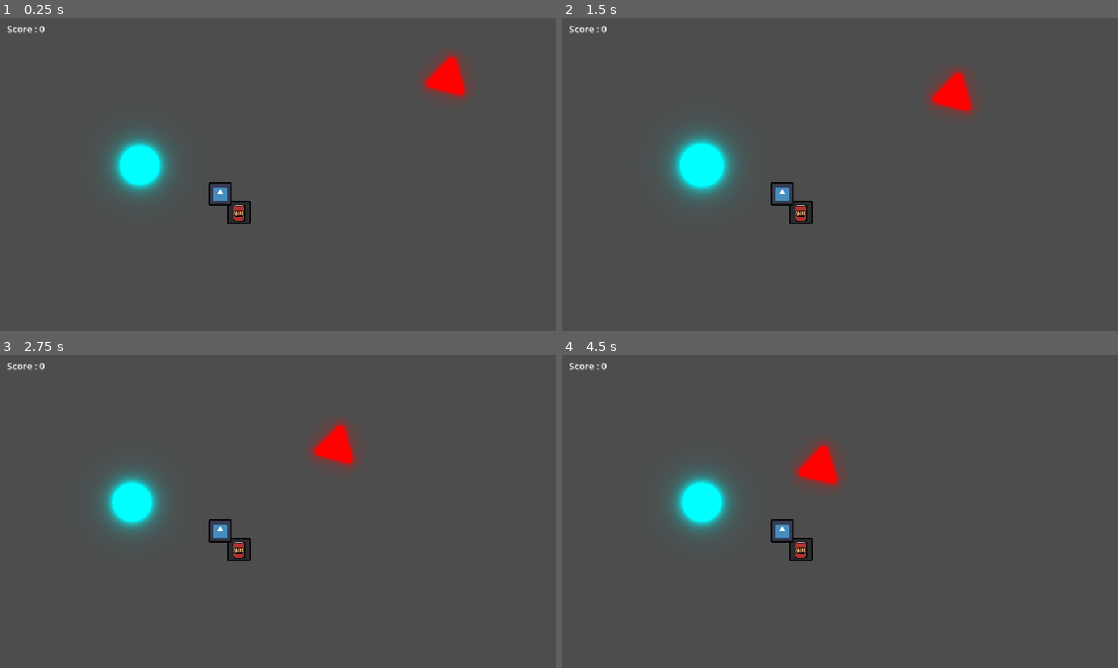
Above: before the commit, frames 1-4 (two rows, left to right).
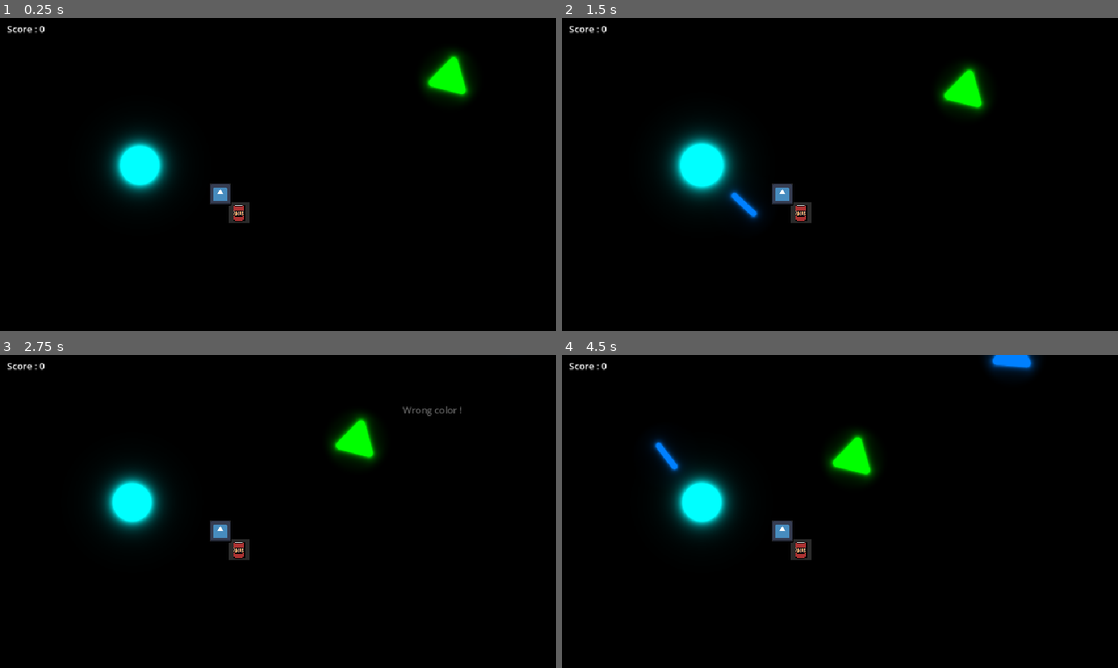
Above: after the commit, the same moments.

Repository: loco-choco/quantux-ui-experiment
Game: Godot game, scene res://scenes/main.tscn
Same seed, same stepped clock (60 frames per second), same inputs: the game is played once before the commit and once after it. The engine's default icon, where the game draws it, is replaced by a stand-in: a white triangle on a blue panel in a dark square.
Inputs (mouse positions are in pixels of both pictures, inside the frame that each line leads up to):
- Up to frame 1 (0.25 s): no input
- Up to frame 2 (1.5 s): move the mouse to (962, 158) at 0.52 s; tap E (pickup_item) at 0.6, 1.35 s; click (962, 158) at 0.67 s; move the mouse to (728, 190) at 1.27 s; click (728, 190) at 1.42 s
- Up to frame 3 (2.75 s): move the mouse to (333, 442) at 2.02 s; tap Left (player_move_x_neg) at 2.1 s; click (333, 442) at 2.17 s; tap E (pickup_item) at 2.3 s
- Up to frame 4 (4.5 s): move the mouse to (812, 574) at 2.77 s; tap Right (player_move_x_pos) at 2.85 s; click (812, 574) at 2.92 s; tap E (pickup_item) at 3.05, 3.8 s; move the mouse to (1006, 558) at 3.52 s; tap Up (player_move_y_neg) at 3.6 s; click (1006, 558) at 3.67 s; move the mouse to (673, 464) at 4.27 s; tap Down (player_move_y_pos) at 4.35 s; click (673, 464) at 4.42 s

The runs differ from the first frame. In frame 1, 99% of the frame differs, in the area x 0-100%, y 0-100%; in frame 2, 98%; in frame 3, 99%; in frame 4, 99%.

Commit message:
Three basic weapon types (R G B) and enemy types

Diff:
--- a/project.godot
+++ b/project.godot
@@ -61,7 +61,7 @@
 }
 shoot={
 "deadzone": 0.2,
-"events": [Object(InputEventMouseButton,"resource_local_to_s …(136 unchanged characters)… alse,"button_mask":1,"position":Vector2(256, 21),"global_position":Vector2(265, 69),"factor":1.0,"button_index":1,"canceled":false,"pressed":true,"double_click":false,"script":null)
+"events": [Object(InputEventMouseButton,"resource_local_to_s …(136 unchanged characters)… alse,"button_mask":1,"position":Vector2(1262, 27),"global_position":Vector2(1281, 123),"factor":1.0,"button_index":1,"canceled":false,"pressed":true,"double_click":false,"script":null)
 , Object(InputEventJoypadButton,"resource_local_to_scene":false,"resource_name":"","device":-1,"button_index":1,"pressure":0.0,"pressed":true,"script":null)
 ]
 }
--- a/resources/shaders/bullet.gdshader
+++ b/resources/shaders/bullet.gdshader
@@ -1,4 +1,6 @@
 shader_type canvas_item;
+
+uniform vec3 clr = vec3(1., 0., 0.);
 
 float sdSegment( in vec2 p, in vec2 a, in vec2 b )
 {
@@ -25,6 +27,5 @@
     d *= smoothstep(1., 0.8, length(uv0));
     d = clamp(0., 1., d);
 
-    vec3 col = vec3(1., 1., 0.);
-    COLOR = vec4(col, d);
+    COLOR = vec4(clr, d);
 }
--- a/scenes/bullet.tscn
+++ b/scenes/bullet.tscn
@@ -6,6 +6,7 @@
 
 [sub_resource type="ShaderMaterial" id="ShaderMaterial_2b2rl"]
 shader = ExtResource("1_v8qja")
+shader_parameter/clr = Vector3(1, 0, 0)
 
 [sub_resource type="RectangleShape2D" id="RectangleShape2D_tpswj"]
 size = Vector2(56, 12)
@@ -19,7 +20,8 @@
 texture = ExtResource("2_t4vbm")
 
 [node name="Hitbox" type="Area2D" parent="."]
-collision_layer = 2
+collision_layer = 8
+collision_mask = 16
 
 [node name="CollisionShape2D" type="CollisionShape2D" parent="Hitbox"]
 shape = SubResource("RectangleShape2D_tpswj")
--- a/scenes/enemy.tscn
+++ b/scenes/enemy.tscn
@@ -13,6 +13,7 @@
 script = ExtResource("1_qi2p4")
 
 [node name="Hitbox" type="Area2D" parent="."]
+collision_layer = 16
 collision_mask = 8
 
 [node name="CollisionPolygon2D" type="CollisionPolygon2D" parent="Hitbox"]
--- a/scenes/main.tscn
+++ b/scenes/main.tscn
@@ -17,7 +17,6 @@
 metadata/_edit_horizontal_guides_ = [586.0, -107.0]
 
 [node name="ColorRect" type="ColorRect" parent="."]
-visible = false
 offset_right = 974.0
 offset_bottom = 556.0
 color = Color(0, 0, 0, 1)
@@ -34,6 +33,12 @@
 unique_name_in_owner = true
 visible = false
 
+[node name="WrongColorLabels" type="Control" parent="HUD"]
+layout_mode = 3
+anchors_preset = 0
+offset_right = 40.0
+offset_bottom = 40.0
+
 [node name="Item" parent="." instance=ExtResource("2_0xm2m")]
 position = Vector2(367, 290)
 item_data = ExtResource("7_tipki")
@@ -46,7 +51,7 @@
 position = Vector2(792, 99)
 
 [node name="SpawnNewEnemy" type="Timer" parent="."]
-wait_time = 1.25
+wait_time = 2.5
 autostart = true
 
 [node name="Score" type="Label" parent="."]
@@ -56,8 +61,13 @@
 offset_bottom = 50.0
 text = "Score : 0"
 
+[node name="Loot" type="Node2D" parent="."]
+
+[node name="BigShot" type="Timer" parent="."]
+wait_time = 1.2999999999999998
+one_shot = true
+
 [node name="Bullets" type="Node2D" parent="."]
-visible = false
 
 [node name="1" parent="Bullets" instance=ExtResource("8_5vw27")]
 
@@ -75,3 +85,4 @@
 [connection signal="item_dropped" from="HUD/Inventory" to="Player" method="_on_inventory_item_dropped"]
 [connection signal="item_returned" from="HUD/Inventory" to="Player" method="_on_inventory_item_returned"]
 [connection signal="timeout" from="SpawnNewEnemy" to="." method="_on_spawn_new_enemy_timeout"]
+[connection signal="timeout" from="BigShot" to="." method="_on_big_shot_timeout"]
--- a/scripts/bullet.gd
+++ b/scripts/bullet.gd
@@ -2,16 +2,30 @@
 
 @export var speedref := 400.
 var direction
+var clrCode
+var is_big
 
 # Called when the node enters the scene tree for the first time.
 func _ready() -> void:
 	visible = false
 
-func shoot(source : Vector2, target : Vector2) -> void:
+func shoot(source : Vector2, target : Vector2, mclrCode : String, big := false) -> void:
+	setClr(mclrCode)
 	global_position = source
 	look_at(target)
 	direction = (target - source).normalized()
 	visible = true
+	if big:
+		scale = Vector2(2.5, 2.5)
+	else:
+		scale = Vector2.ONE
+	is_big = big
+
+func setClr(clrLetter : String):
+	clrCode = clrLetter
+	var index = {"r" : 0, "g" : 1, "b" : 2}[clrLetter]
+	var clr = [Vector3(1., 0., 0.), Vector3(0., 1., 0.), Vector3(0., 0.5, 1.)][index]
+	$Sprite2D.material.set_shader_parameter("clr", clr)
 
 # Called every frame. 'delta' is the elapsed time since the previous frame.
 func _process(delta: float) -> void:
--- a/scripts/enemy.gd
+++ b/scripts/enemy.gd
@@ -1,18 +1,25 @@
 extends Node2D
 
 var player
-@export var follow_speed := 80.
+var clrCode
+var clrRef : Vector3
+var follow_speed : float
 
 @onready var hp := 3
 
 signal died
+signal wrong_color
 
 # Called when the node enters the scene tree for the first time.
 func _ready() -> void:
 	player = $"../Player"
-	$Sprite2D.material.set_shader_parameter("clr", Vector3(1., 0., 0.))
+	var clrDice = randi() % 3
+	clrCode = ['r', 'g', 'b'][clrDice]
+	clrRef = [Vector3(1., 0., 0.), Vector3(0., 1., 0.), Vector3(0., 0.5, 1.)][clrDice]
+	$Sprite2D.material.set_shader_parameter("clr", clrRef)
 	died.connect(get_parent().killed_enemy)
-
+	wrong_color.connect(get_parent().wrong_color_popup)
+	follow_speed = randf_range(60., 100.)
 
 # Called every frame. 'delta' is the elapsed time since the previous frame.
 func _process(delta: float) -> void:
@@ -26,16 +33,27 @@
 
 func _on_area_2d_area_entered(area: Area2D) -> void:
 	if not area.get_parent().visible: return
+	if area.get_parent().clrCode != clrCode:
+		if not area.get_parent().is_big:
+			area.get_parent().visible = false
+		wrong_color.emit(global_position + Vector2(60, -30))
+		return
 	var new_pos = global_position - 30. * (player.global_position - global_position).normalized()
 	create_tween().tween_property(self, "global_position", new_pos, 0.16).set_trans(Tween.TRANS_QUAD).set_ease(Tween.EASE_OUT)
-	create_tween().tween_method(spriteFlash, Vector3(1., 1., 1.), Vector3(1., 0., 0.), 0.32).set_trans(Tween.TRANS_QUAD)
-	area.get_parent().visible = false
-	hp -= 1
+	create_tween().tween_method(spriteFlash, Vector3(1., 1., 1.), clrRef, 0.32).set_trans(Tween.TRANS_QUAD)
+	if not area.get_parent().is_big:
+		area.get_parent().visible = false
+		hp -= 1
+	else:
+		hp = 0
 	if hp == 0:
 		create_tween().tween_property(self, "scale", Vector2(0., 0.), 0.8).set_trans(Tween.TRANS_BACK)
+		$Label.text = "+1000"
 		$Label.visible = true
 		$Label.global_position = global_position + Vector2(60, -30)
 		$Label.set_rotation(-rotation)
+		$Label.remove_theme_color_override("font_color")
+		$Label.add_theme_color_override("font_color", Color(1, 1, 1, 1))
 		create_tween().tween_property($Label, "global_position", $Label.global_position - Vector2(0., 50.), 0.5)
 		create_tween().tween_property($Label, "theme_override_colors/font_color", Color(1., 1., 1., 0.), 0.5)
-		died.emit()
+		died.emit(self)
--- a/scripts/main.gd
+++ b/scripts/main.gd
@@ -3,34 +3,82 @@
 @export var enemy_scene : PackedScene
 @onready var enemy_cpt = 2
 @onready var score := 0
+@onready var nb_loots := 0
 
 const nb_bullets = 6
 @onready var current_bullet = 1
 
-# Called when the node enters the scene tree for the first time.
-func _ready() -> void:
-	pass # Replace with function body.
+const item_blueprint = preload("res://scenes/item.tscn")
 
+@onready var curr_wrong_color = 1
+@onready var can_big_shot := false
 
-# Called every frame. 'delta' is the elapsed time since the previous frame.
 func _process(_delta: float) -> void:
-	if Input.is_action_just_pressed("shoot"):
-		get_node("Bullets/" + str(current_bullet)).shoot($Player.global_position, get_global_mouse_position())
+	if Input.is_action_just_pressed("shoot") and not $HUD/Inventory.visible:
+		$BigShot.start()
+		get_node("Bullets/" + str(current_bullet)).shoot($Player.global_position, get_global_mouse_position(), $Player.item_color)
 		current_bullet += 1
 		if current_bullet > 6:
 			current_bullet = 1
+		can_big_shot = false
+	if Input.is_action_just_released("shoot") and not $HUD/Inventory.visible and can_big_shot:
+		create_tween().tween_property($Player, "scale", Vector2.ONE, 0.4).set_trans(Tween.TRANS_QUAD).set_ease(Tween.EASE_OUT)
+		get_node("Bullets/" + str(current_bullet)).shoot($Player.global_position, get_global_mouse_position(), $Player.item_color, true)
+		current_bullet += 1
+		$BigShot.stop()
+		can_big_shot = false
+		if current_bullet > 6:
+			current_bullet = 1
+	for ch in $Loot.get_children():
+		ch.visible = true
 
-func killed_enemy():
+func DropNewLoot(whom : Node2D) -> Node2D:
+	var clr_dice = randi() % 3
+	var weapon_clr : String = ['r', 'g', 'b'][clr_dice]
+
+	var itemData = ItemData.new()
+	itemData.dimensions = Vector2i(1, 1)
+	itemData.texture = load([	"res://assets/items/red_gun.png",\
+								"res://assets/items/green_gun.png",\
+								"res://assets/items/blue_gun.png"][clr_dice])
+
+	var loot = item_blueprint.instantiate()
+	loot.item_data = itemData
+	loot.name = weapon_clr + str(nb_loots)
+	loot.global_position = whom.global_position
+
+	return loot
+
+func wrong_color_popup(where : Vector2):
+	var new_label = Label.new()
+	new_label.text = "Wrong color !"
+	new_label.name = str(curr_wrong_color)
+	new_label.visible = true
+	new_label.global_position = where
+	new_label.add_theme_color_override("font_color", Color(1, 1, 1, 1))
+	create_tween().tween_property(new_label, "global_position", new_label.global_position - Vector2(0., 50.), 0.5)
+	create_tween().tween_property(new_label, "theme_override_colors/font_color", Color(1., 1., 1., 0.), 0.5)
+
+	$HUD/WrongColorLabels.add_child(new_label)
+	curr_wrong_color += 1
+
+func killed_enemy(whom : Node2D):
 	score += 1000
 	$Score.text = "Score : " + str(score)
 	$Score.scale = Vector2(1.5, 1.5)
 	create_tween().tween_property($Score, "scale", Vector2.ONE, 0.7).set_trans(Tween.TRANS_BOUNCE).set_ease(Tween.EASE_OUT)
 
+	nb_loots += 1
+	$Loot.add_child(DropNewLoot(whom))
+
 func _on_spawn_new_enemy_timeout() -> void:
-	return
 	var new_enemy = enemy_scene.instantiate()
 	new_enemy.name = "Enemy" + str(enemy_cpt)
 	enemy_cpt += 1
 	var where_to_spawn = [Vector2(randi_range(0, 1000), -60), Vector2(randi_range(0, 1000), 600), Vector2(-60, randi_range(0, 600)), Vector2(1030, randi_range(0, 600))]
 	new_enemy.global_position = where_to_spawn[randi() % 4]
 	add_child(new_enemy)
+
+func _on_big_shot_timeout() -> void:
+	create_tween().tween_property($Player, "scale", Vector2(1.6, 1.6), 0.4).set_trans(Tween.TRANS_QUAD).set_ease(Tween.EASE_OUT)
+	can_big_shot = true
--- a/scripts/player.gd
+++ b/scripts/player.gd
@@ -7,6 +7,9 @@
 @onready var inventory : Inventory = $%Inventory
 var grabbable_items: Array[Item] = []
 @export var dropped_item_offset_radius : float = 25
+
+@onready var item_color := 'b'
+@onready var holding_gun := true
 
 # Called when the node enters the scene tree for the first time.
 func _ready() -> void:
@@ -27,6 +30,11 @@
 		if grabbable_items.size() > 0:
 			var item : Item = grabbable_items.pop_back()
 			item.diselect()
+
+			# TODO : use ItemProperty to encode weapon color and type
+			if str(item.name)[0] == 'r' or str(item.name)[0] == 'g' or str(item.name)[0] == 'b':
+				item_color = str(item.name)[0]
+
 			item_collected.emit(item)
 
 	# TODO : uncomment this once we have sprites instead of shapes
Binary file added: assets/items/blue_gun.png
Binary file added: assets/items/green_gun.png
Binary file added: assets/items/red_gun.png
